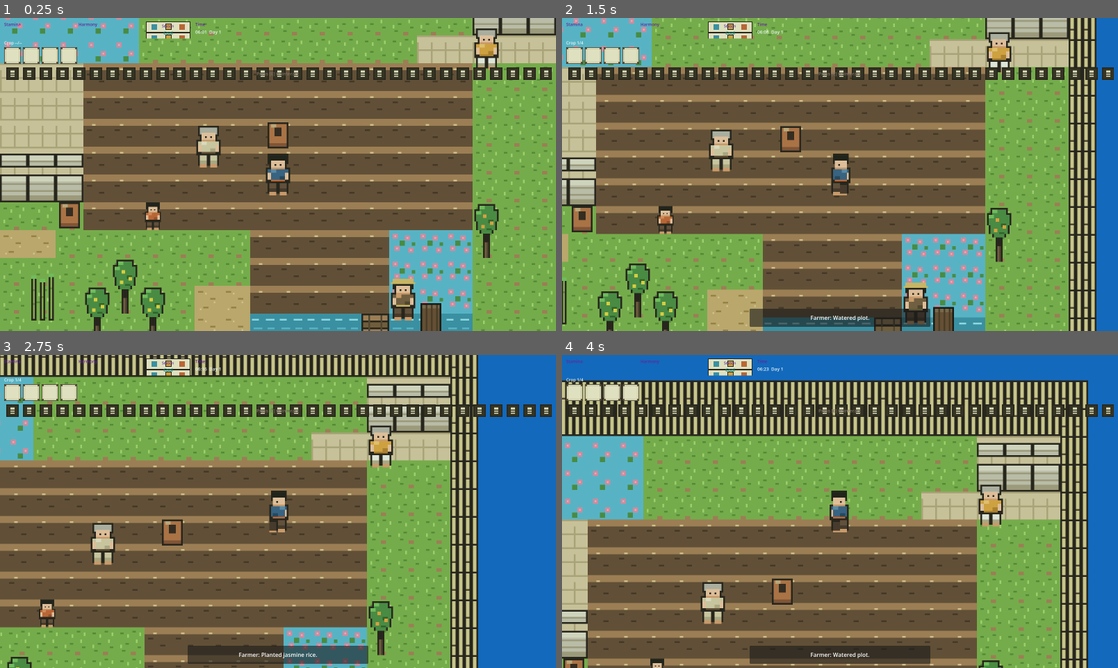
Above: before the commit, frames 1-4 (two rows, left to right).
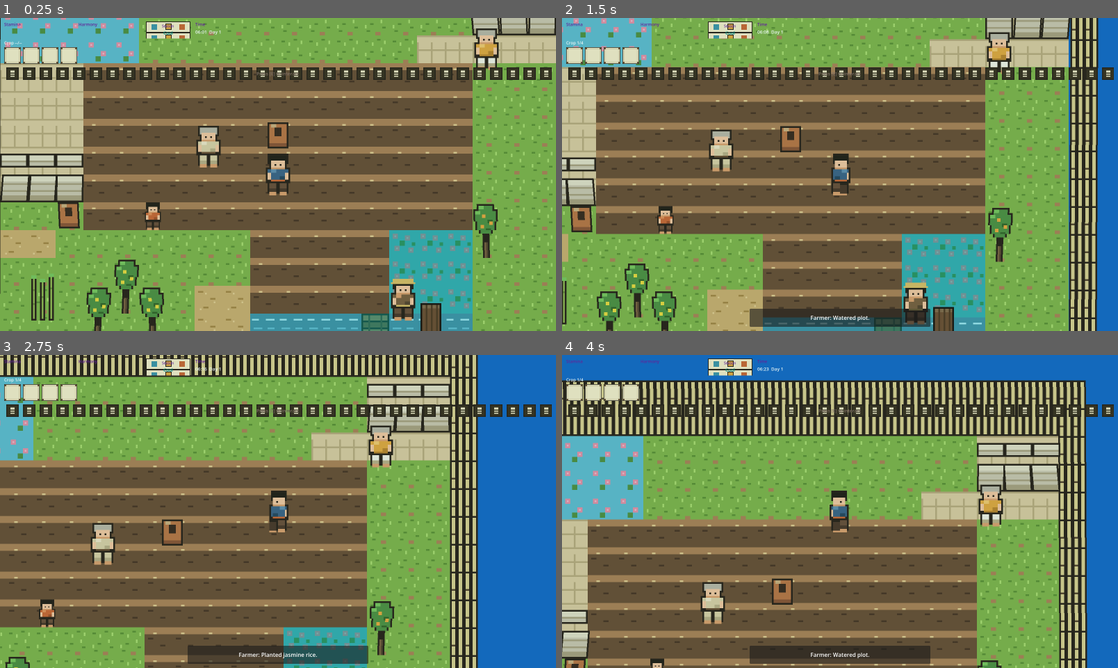
Above: after the commit, the same moments.

Repository: GRITui/slowlife-simulator
Game: Godot game, scene res://scenes/core/Main.tscn
Same seed, same stepped clock (60 frames per second), same inputs: the game is played once before the commit and once after it.
Inputs (mouse positions are in pixels of both pictures, inside the frame that each line leads up to):
- Up to frame 1 (0.25 s): no input
- Up to frame 2 (1.5 s): tap E (interact) at 0.5 s; move the mouse to (962, 158) at 0.52 s; hold Right (move_right) 0.53-1.25 s; hold E (interact) 0.53-1.25 s; click (962, 158) at 0.67 s; drag from (728, 190) to (1001, 49) at 1.27 s
- Up to frame 3 (2.75 s): tap E (interact) at 2 s; move the mouse to (333, 442) at 2.02 s; hold Right (move_right) from 2.03 s (still down); hold E (interact) from 2.03 s (still down)
- Up to frame 4 (4 s): release Right (move_right) at 2.75 s; release E (interact) at 2.75 s; drag from (812, 574) to (662, 545) at 2.77 s; tap E (interact) at 3.5 s; move the mouse to (1006, 558) at 3.52 s; hold Left (move_left) from 3.53 s (still down); hold E (interact) from 3.53 s (still down)

The runs differ from the first frame. In frame 1, 4.6% of the frame differs, in the area x 0-100%, y 0-100%; in frame 2, 6.7%; in frame 3, 3.5%; in frame 4, 12%, in the area x 0-95%, y 8-100%.

Commit message:
feat(TASK-032): seasonal water tint + foliage sway shaders (canvas_item, compat-safe)
- water_seasonal.gdshader: <=8 ALU 1-sample season tint (hot/monsoon/cool via uniform)
- foliage_sway.gdshader: vertex-only crown-weighted sway, amp <=6px, per-sprite phase
- WorldRender: material on WaterOverlay + baked ring + 14 tall props (caps rigid), SignalBus.season_changed driver
- tests/shaders/test_water_seasonal.gd: 10 structural checks (pixel anchors deferred to device per spec)
- Gates: shaders 10/10, content 100/100, engine 50/50

Diff:
--- /dev/null
+++ b/assets/shaders/foliage_sway.gdshader
@@ -0,0 +1,9 @@
+shader_type canvas_item;
+// TASK-032 foliage sway — vertex-only, amp <= 6px, crown-weighted.
+uniform float sway_amp : hint_range(0.0, 6.0) = 4.0;
+uniform float sway_speed : hint_range(0.0, 4.0) = 1.2;
+uniform float phase = 0.0;
+
+void vertex() {
+	VERTEX.x += sin(TIME * sway_speed + phase) * sway_amp * (1.0 - UV.y);
+}
--- /dev/null
+++ b/assets/shaders/foliage_sway.tres
@@ -0,0 +1,9 @@
+[gd_resource type="ShaderMaterial" load_steps=2 format=3]
+
+[ext_resource type="Shader" path="res://assets/shaders/foliage_sway.gdshader" id="1_fs"]
+
+[resource]
+shader = ExtResource("1_fs")
+shader_parameter/sway_amp = 4.0
+shader_parameter/sway_speed = 1.2
+shader_parameter/phase = 0.0
--- /dev/null
+++ b/assets/shaders/water_seasonal.gdshader
@@ -0,0 +1,13 @@
+shader_type canvas_item;
+// TASK-032 seasonal water tint — gl_compatibility safe (<=8 ALU, 1 sample, no branches).
+uniform vec4 hot_color : source_color = vec4(0.85, 0.65, 0.2, 0.5);
+uniform vec4 monsoon_color : source_color = vec4(0.13, 0.59, 0.95, 0.5);
+uniform vec4 cool_color : source_color = vec4(0.0, 0.59, 0.53, 0.5);
+uniform float season_index : hint_range(0.0, 2.0) = 2.0; // 0=hot 1=monsoon 2=cool
+uniform float mix_amount : hint_range(0.0, 1.0) = 0.45;
+
+void fragment() {
+	vec4 base = texture(TEXTURE, UV);
+	vec3 tint = season_index < 0.5 ? hot_color.rgb : (season_index < 1.5 ? monsoon_color.rgb : cool_color.rgb);
+	COLOR = vec4(mix(base.rgb, tint, mix_amount), base.a);
+}
--- /dev/null
+++ b/assets/shaders/water_seasonal.tres
@@ -0,0 +1,8 @@
+[gd_resource type="ShaderMaterial" load_steps=2 format=3]
+
+[ext_resource type="Shader" path="res://assets/shaders/water_seasonal.gdshader" id="1_ws"]
+
+[resource]
+shader = ExtResource("1_ws")
+shader_parameter/season_index = 2.0
+shader_parameter/mix_amount = 0.45
--- a/scenes/core/WorldRender.gd
+++ b/scenes/core/WorldRender.gd
@@ -109,6 +109,26 @@
 	return _source_names.get(sid, "")
 
 var _ring_tiles: int = 0 # TASK-031: baked ring tile count (test parity for ring_count)
+var _water_mat: ShaderMaterial = null # TASK-032 seasonal water material
+var _season_connected: bool = false
+
+const _SEASON_INDEX := {"hot": 0.0, "monsoon": 1.0, "cool": 2.0}
+
+func _apply_season_to_water(season: String) -> void:
+	if _water_mat == null:
+		return
+	_water_mat.set_shader_parameter("season_index", float(_SEASON_INDEX.get(season, 2.0)))
+
+func _on_season_for_water(season: String) -> void:
+	_apply_season_to_water(season)
+
+# TASK-032: vertex-only sway for the baked ring + tall organic props.
+# Per-sprite material duplicates carry a unique phase (no instance uniforms
+# on the compatibility 2D renderer). Caps are skipped (rigid stone/wood).
+func _attach_sway(sprite: Sprite2D, phase: float) -> void:
+	var mat: ShaderMaterial = (load("res://assets/shaders/foliage_sway.tres") as ShaderMaterial).duplicate()
+	mat.set_shader_parameter("phase", phase)
+	sprite.material = mat
 
 func ring_count() -> int:
 	# Baked single-sprite ring (TASK-031): report baked tile count instead of
@@ -175,6 +195,16 @@
 	layer.name = "WaterOverlay"
 	layer.z_index = -14
 	layer.tile_set = ts
+	# TASK-032: seasonal water tint — single shared material, one uniform write
+	# per season change (SignalBus.season_changed), no per-frame cost.
+	var water_mat: ShaderMaterial = load("res://assets/shaders/water_seasonal.tres") as ShaderMaterial
+	if water_mat != null:
+		layer.material = water_mat
+		_water_mat = water_mat
+		if not _season_connected:
+			SignalBus.season_changed.connect(_on_season_for_water)
+			_season_connected = true
+		_apply_season_to_water(GameData.current_season)
 	for cell in maze_cells():
 		layer.set_cell(cell, sids["lotus_maze"], Vector2i(0, 0))
 	layer.set_cell(DOCK_CELL, sids["dock"], Vector2i(0, 0))
@@ -216,6 +246,8 @@
 		ring.centered = false
 		# Canvas px (0,0) is world cell (-1,-1) top-left == (-TILE, -TILE).
 		ring.position = Vector2(-TILE, -TILE)
+		# TASK-032: crown-weighted sway on the whole baked ring (1 material).
+		_attach_sway(ring, 0.0)
 		main.add_child(ring)
 
 func _build_props(main: Node) -> void:
@@ -235,6 +267,9 @@
 				s.position = base
 				s.offset = Vector2(0, -tex.get_height() / 2.0)
 		s.set_meta("worldrender_prop", true)
+		# TASK-032: sway tall organic props only; caps stay rigid.
+		if p["kind"] != "cap":
+			_attach_sway(s, float((p["cell"].x + p["cell"].y) % 7) * 0.9)
 		main.add_child(s)
 
 func _build_bounds(main: Node) -> void:
--- /dev/null
+++ b/tests/shaders/test_water_seasonal.gd
@@ -0,0 +1,69 @@
+extends SceneTree
+# TASK-032 shader wiring gate (headless-safe structural checks).
+# NOTE: pixel-level hue anchors / hash-diff (spec "Unit"/"Visual" sections)
+# require a real renderer — verify on device per spec's Manual row; headless
+# dummy RD cannot rasterize canvas shaders, so this gate asserts the wiring
+# contract: resources compile-load, materials attach, uniforms map seasons.
+
+var _passed: int = 0
+var _failed: int = 0
+
+func _check(cond: bool, label: String) -> void:
+	if cond:
+		_passed += 1
+		print("  PASS  shaders :: %s" % label)
+	else:
+		_failed += 1
+		print("  FAIL  shaders :: %s" % label)
+
+func _initialize() -> void:
+	var ws: Shader = load("res://assets/shaders/water_seasonal.gdshader") as Shader
+	var fs: Shader = load("res://assets/shaders/foliage_sway.gdshader") as Shader
+	_check(ws != null and ws.get_rid().is_valid(), "water_seasonal.gdshader compiles/loads")
+	_check(fs != null and fs.get_rid().is_valid(), "foliage_sway.gdshader compiles/loads")
+	var wm: ShaderMaterial = load("res://assets/shaders/water_seasonal.tres") as ShaderMaterial
+	_check(wm != null and wm.shader == ws, "water ShaderMaterial bound to shader")
+	_check(wm != null and wm.get_shader_parameter("season_index") != null,
+		"water season_index uniform present")
+
+	var main: Node = (load("res://scenes/core/Main.tscn") as PackedScene).instantiate()
+	root.add_child(main)
+	await process_frame
+	await process_frame
+	var wr: Node = main.get_node_or_null("WorldRender")
+	_check(wr != null, "WorldRender present")
+	var water: TileMapLayer = null
+	var ring: Sprite2D = null
+	var swayed: int = 0
+	var rigid_caps: int = 0
+	for c in main.get_children():
+		if c is TileMapLayer and String(c.name) == "WaterOverlay":
+			water = c
+		if c is Sprite2D and String(c.name) == "BambooRing":
+			ring = c
+		if c is Sprite2D and c.get_meta("worldrender_prop", false):
+			if c.material is ShaderMaterial:
+				swayed += 1
+			else:
+				rigid_caps += 1
+	_check(water != null and water.material is ShaderMaterial,
+		"WaterOverlay carries seasonal material")
+	_check(ring != null and ring.material is ShaderMaterial,
+		"baked ring carries sway material")
+	_check(swayed >= 10 and rigid_caps >= 5 and swayed + rigid_caps == wr.prop_count(),
+		"tall props swayed (%d) + rigid caps (%d) == prop_count (%d)" % [swayed, rigid_caps, wr.prop_count()])
+	# Season mapping: driver writes 0/1/2 for hot/monsoon/cool.
+	if wr.has_method("_apply_season_to_water") and water != null and water.material != null:
+		wr._apply_season_to_water("monsoon")
+		var m: ShaderMaterial = water.material as ShaderMaterial
+		_check(is_equal_approx(float(m.get_shader_parameter("season_index")), 1.0),
+			"season driver maps monsoon -> 1.0")
+		wr._apply_season_to_water("cool")
+		_check(is_equal_approx(float((water.material as ShaderMaterial).get_shader_parameter("season_index")), 2.0),
+			"season driver maps cool -> 2.0")
+	main.queue_free()
+	print("\n=== SHADER TESTS: %d passed, %d failed ===" % [_passed, _failed])
+	if _failed > 0:
+		push_error("SHADER GATE FAILED: %d failing checks" % _failed)
+	await process_frame
+	quit(1 if _failed > 0 else 0)
Not shown, added: assets/shaders/foliage_sway.gdshader.uid
Not shown, added: assets/shaders/water_seasonal.gdshader.uid
Not shown, added: tests/shaders/test_water_seasonal.gd.uid
